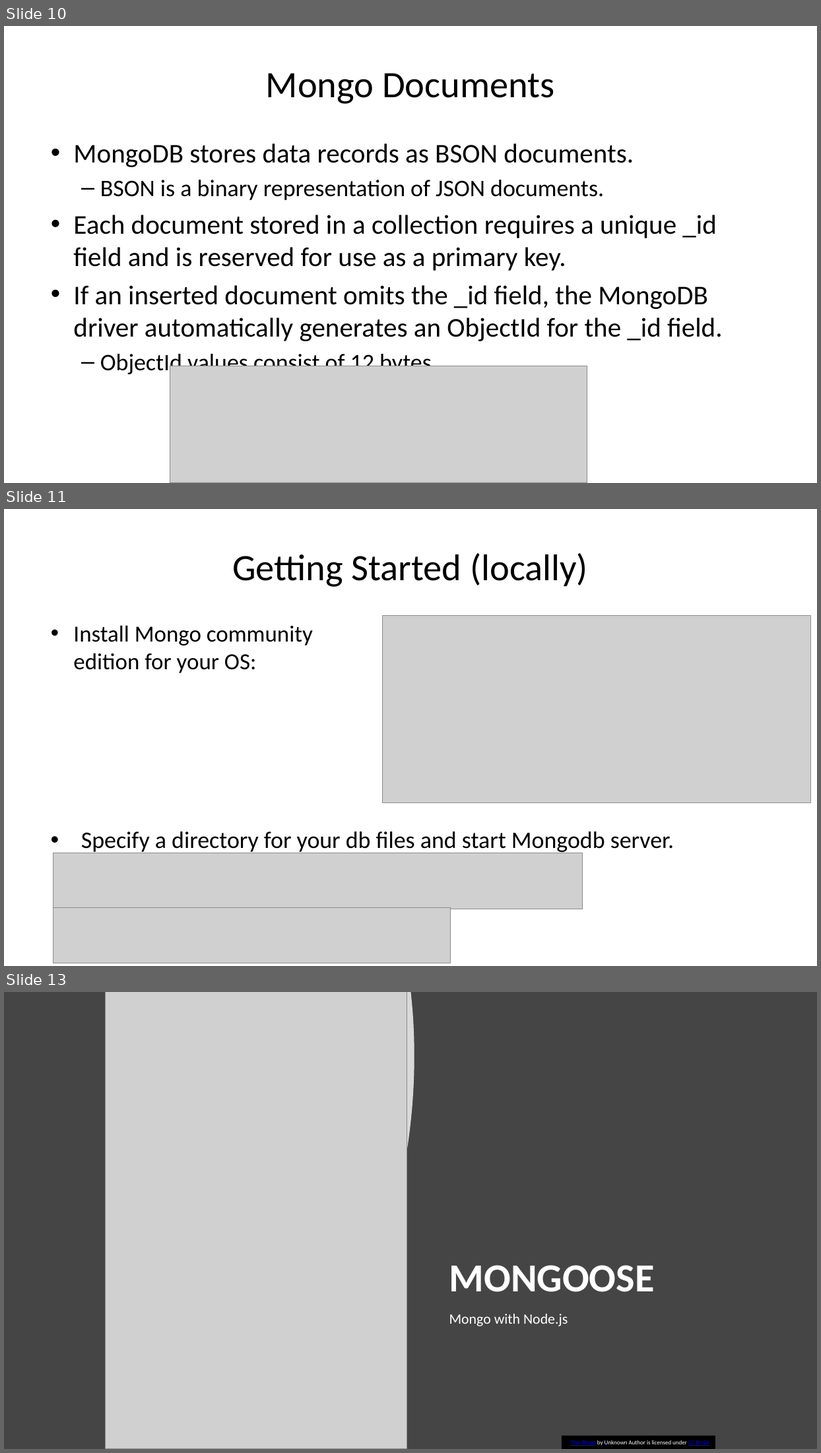
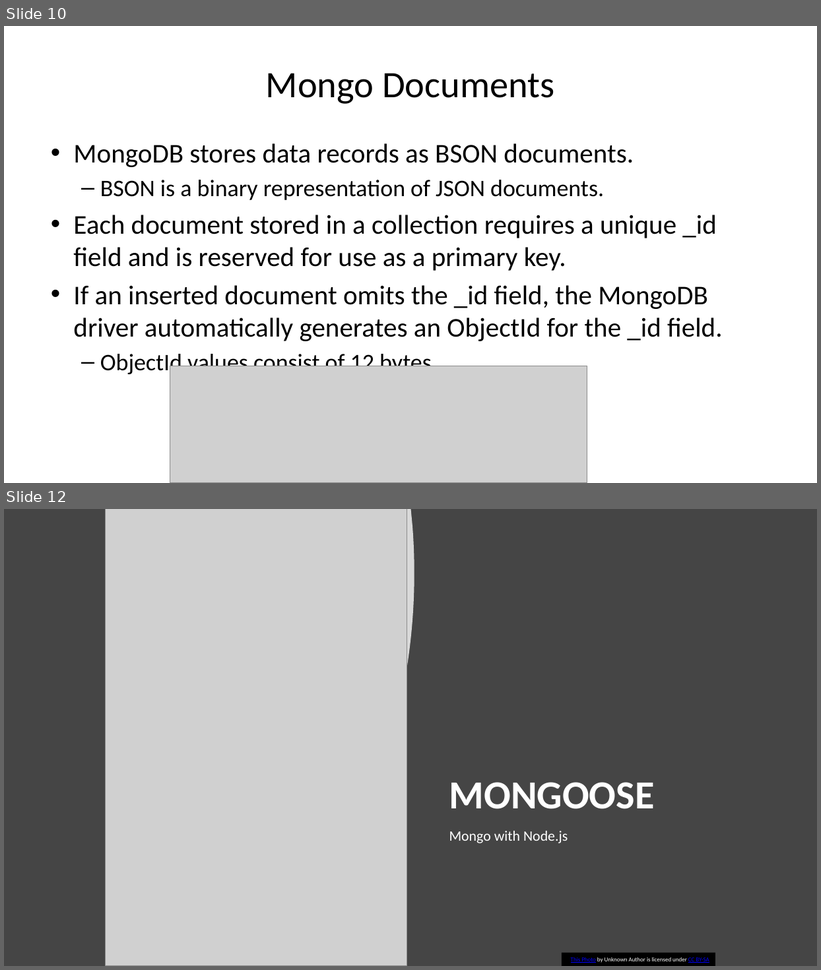
Before and after one commit to diarmuidoconnor/ewd-module-2025, a slide deck: topic10/talk-1/mongoDB-2020.pptx. Shown one above the other, each under a label of ours: slides 10, 11 and 13 before the commit, slides 10 and 12 after it; the slides between them are not shown. The pictures are 821x1453 and 821x970 pixels, drawn with LibreOffice and Linux fonts; fonts in the diff are those of the drawing; grey boxes stand for pictures. Boxes give left, top, right and bottom in pixels: in the first picture for what was removed or moved away, otherwise in the second. Text is boxed around its words. In the diff, an @@ line names an element or a change of style, - is before the commit and + after.

```diff
--- a/topic10/talk-1/mongoDB-2020.pptx
+++ b/topic10/talk-1/mongoDB-2020.pptx
@@ slide 11 removed at bbox=[4, 509, 817, 966], background #FFFFFF @@
@@ title removed at bbox=[232, 553, 588, 587] @@
-Getting Started (locally)
@@ text removed at bbox=[73, 625, 313, 673] @@
-• Install Mongo community edition for your OS:
@@ picture removed at bbox=[383, 616, 812, 803] @@
@@ text removed at bbox=[81, 832, 674, 855] @@
-• Specify a directory for your db files and start Mongodb server.
@@ picture removed at bbox=[54, 853, 583, 909] @@
@@ picture removed at bbox=[54, 908, 451, 964] @@
@@ what was slide 13 is now slide 12 @@
```
Also in this commit, not shown: 1 slide changed, 1 slide added, 1 other slide removed, 7 other files.
